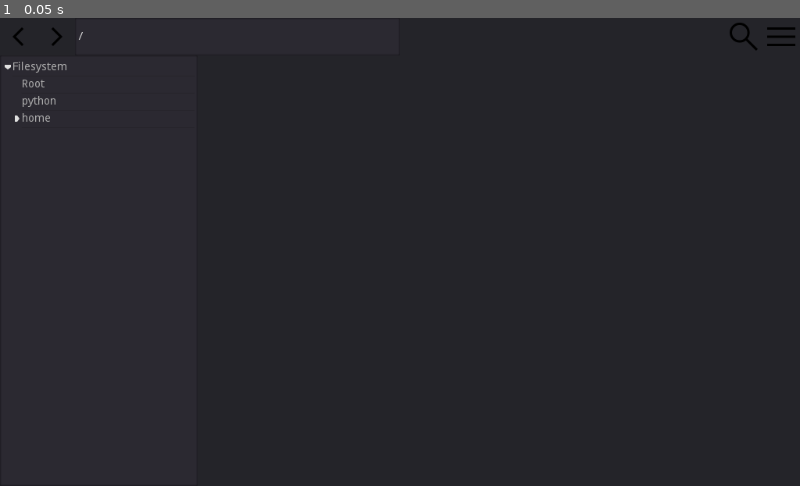
Above: before the commit, frame 1.
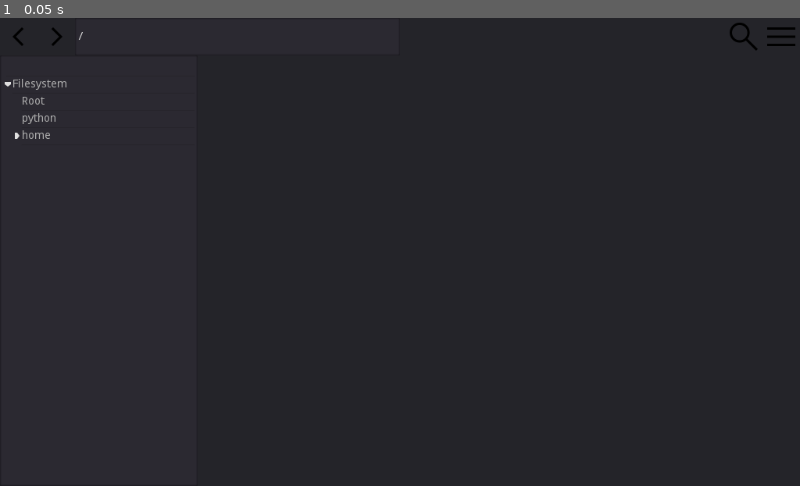
Above: after the commit, the same moment.

Repository: Koumarin/file-manager
Game: Godot game, scene res://scn/main.tscn
Two runs of this game, one before a commit and one after it. Both use one fixed random seed, a clock stepped at 60 frames per second and the inputs below. The engine's default icon, where the game draws it, is replaced by a stand-in: a white triangle on a blue panel in a dark square.
Inputs:
- Up to frame 1 (0.05 s): no input

The runs differ from the first frame. In frame 1, 0.3% of the frame differs, in the area x 0-9%, y 9-26%.

Commit message:
add system directories above filesystem

Diff:
--- a/scn/file-tree.tscn
+++ b/scn/file-tree.tscn
@@ -13,8 +13,17 @@
 	connect('item_activated', self, '_on_item_activated')
 	connect('item_collapsed', self, '_on_item_collapsed')
 
-	set_hide_root(false)
+	## Tree root.
+	set_hide_root(true)
 	root = create_item()
+	root.set_selectable(0, false)
+
+	for dir in get_system_dirs():
+		var item := add_directory(root, dir)
+		item.disable_folding = true
+
+	## Filesystem root.
+	root = create_item(root)
 	root.set_text(0, 'Filesystem')
 	root.set_selectable(0, false)
 
@@ -53,10 +62,22 @@
 		'Windows': return path + '/'
 		_:         return path
 
+func get_system_dirs() -> Array:
+	var dirs := []
+
+	for i in range(OS.SYSTEM_DIR_RINGTONES + 1):
+		var path := OS.get_system_dir(i)
+		if not dirs.has(path):
+			dirs.append(path)
+
+	return dirs
+
 func cascade_tree(item: TreeItem) -> String:
 	var path = item.get_metadata(0)
 
-	if not path:
+	if not item.get_parent().get_metadata(0):
+		return path
+	elif not path:
 		return ''
 	else:
 		var delim := '' if path.ends_with('/') else '/'
@@ -71,7 +92,7 @@
 
 ### This triggers both when an item collapses and when it's uncollapsed.
 func _on_item_collapsed (item: TreeItem) -> void:
-	if not item.collapsed and item.get_parent():
+	if not item.collapsed and item.get_metadata(0):
 		var path: String = item.get_metadata(0)
 		var i:    TreeItem
 
--- a/scn/main.tscn
+++ b/scn/main.tscn
@@ -49,6 +49,7 @@
 		open_file(Util.get_absolute_path(directory, path))
 
 func _on_FileTree_directory_selected(path) -> void:
+	print(path)
 	change_directory(path)
 
 func _on_TitleBar_back_selected() -> void:
